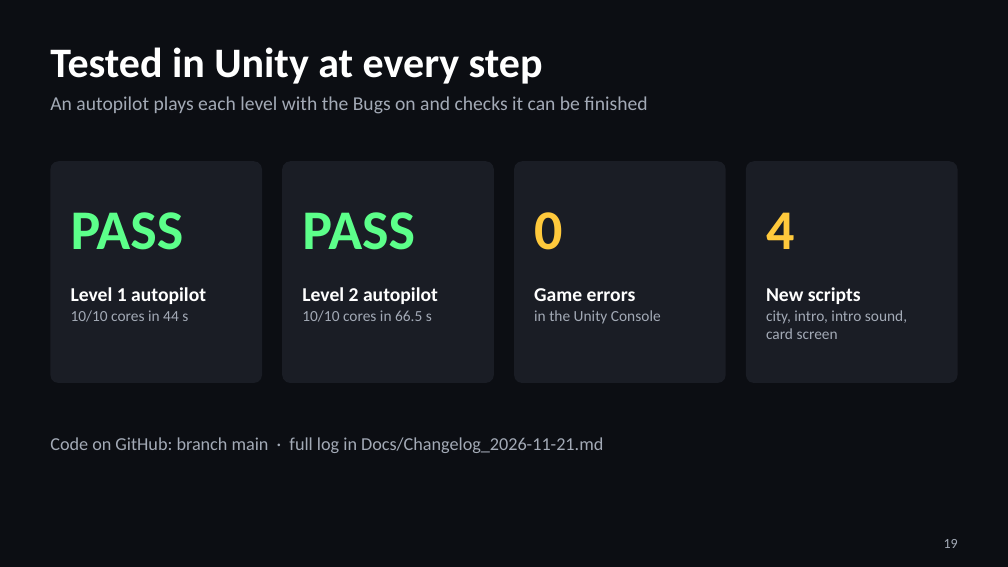
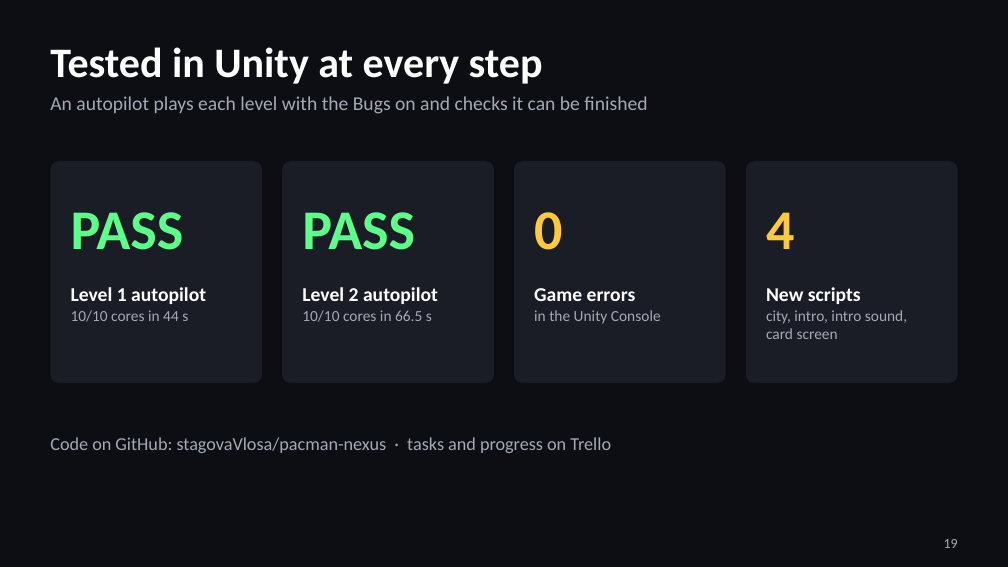
Before and after one commit to stagovaVlosa/pacman-nexus, a slide deck: slide 19 of Docs/PacMan_Nexus_Visual_Overhaul.pptx. Drawn at 1008x567 pixels with LibreOffice and Linux fonts; fonts in the diff are those of the drawing. Boxes give left, top, right and bottom in pixels: in the first picture for what was removed or moved away, otherwise in the second. Text is boxed around its words. In the diff, an @@ line names an element or a change of style, - is before the commit and + after.

```diff
--- a/Docs/PacMan_Nexus_Visual_Overhaul.pptx
+++ b/Docs/PacMan_Nexus_Visual_Overhaul.pptx
@@ text at bbox=[50, 437, 611, 453]: text changed @@
-Code on GitHub: branch main · full log in Docs/Changelog_2026-11-21.md
+Code on GitHub: stagovaVlosa/pacman-nexus · tasks and progress on Trello
```
Also in this commit, not shown: 1 other file.
